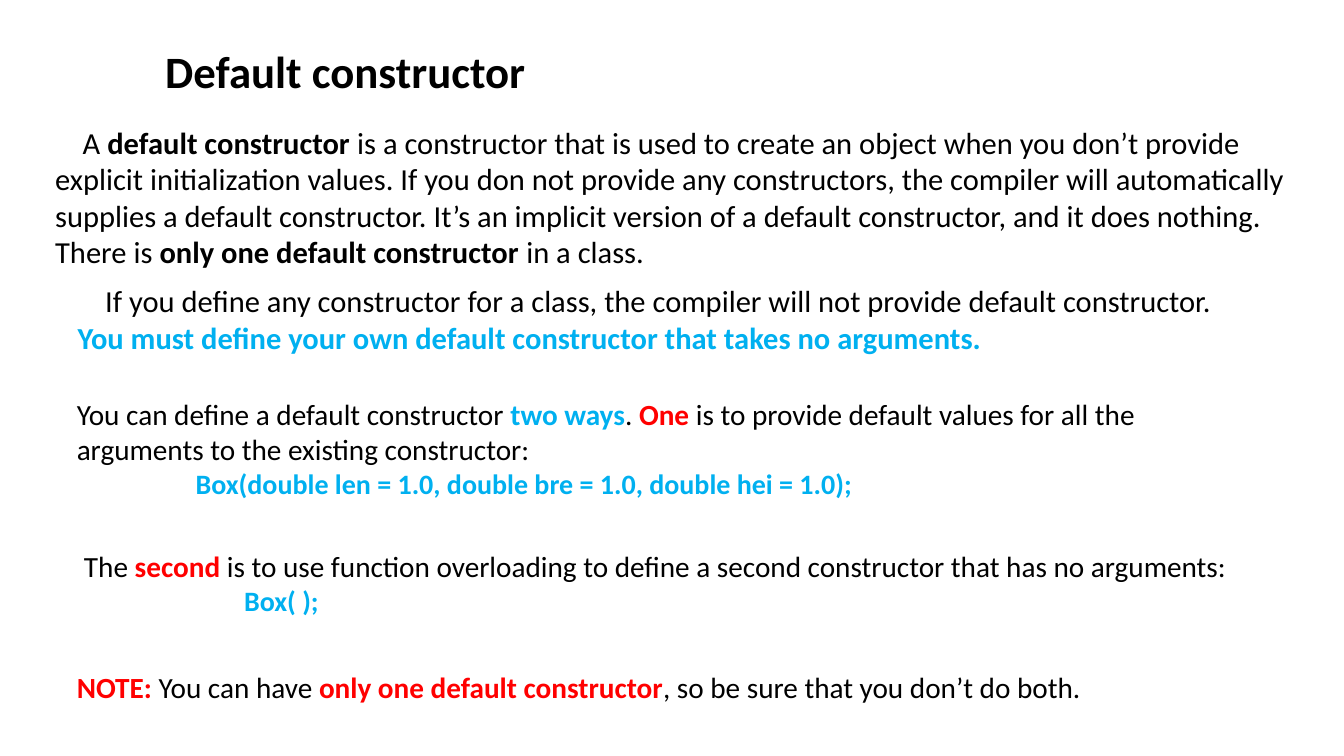
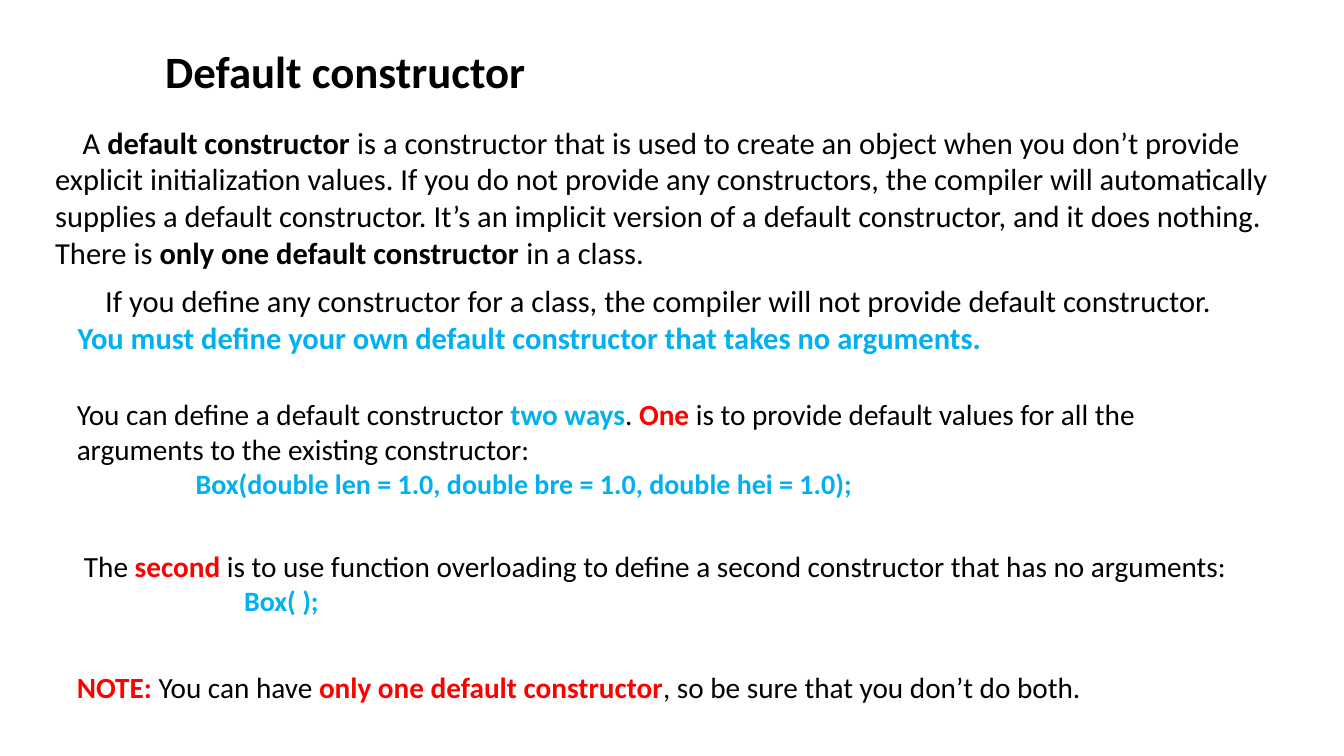
Before and after one commit to ShiqiYu/CPP, a slide deck: slide 6 of week09/Lab09.pptx. Drawn at 1344x756 pixels with LibreOffice and Linux fonts; fonts in the diff are those of the drawing; background and template pictures are left out. Boxes give left, top, right and bottom in pixels: in the first picture for what was removed or moved away, otherwise in the second. Text is boxed around its words. In the diff, an @@ line names an element or a change of style, - is before the commit and + after.

```diff
--- a/week09/Lab09.pptx
+++ b/week09/Lab09.pptx
@@ text at <box>55,168,1268,195</box>: text changed @@
-explicit initialization values. If you don not provide any constructors, the compiler will automatically
+explicit initialization values. If you do not provide any constructors, the compiler will automatically
```
Also in this commit, not shown: 11 other slides changed, 3 slides added, 3 other files.
